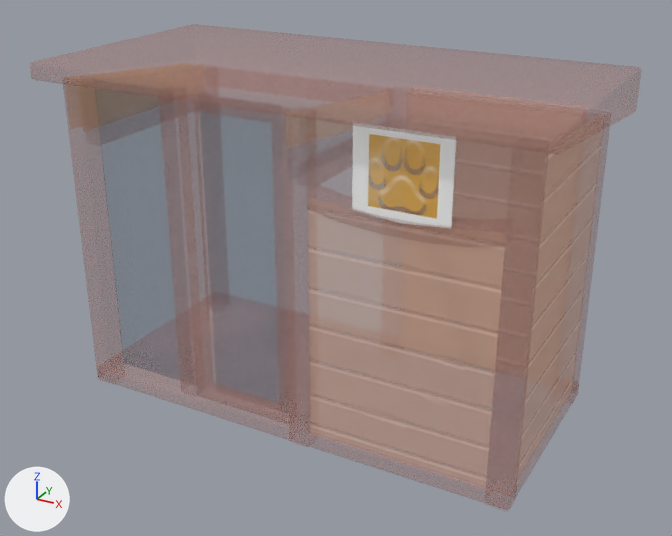
What one commit did to the FBX model Assets/_Projects/Models/Interactable/SM_Props_Dog_Cage.fbx.
Before and after are seen from a 50 mm lens placed at (2.78, -5.03, 3.44), pointed at (0.06, -0.08, 0.96). Every picture has the same lights, and +X, +Y and +Z are marked at lower left. Where no turn or scale is listed for an object, it has been applied to the vertices.

The first picture shows 'SM_Props_Dog_Cage'.
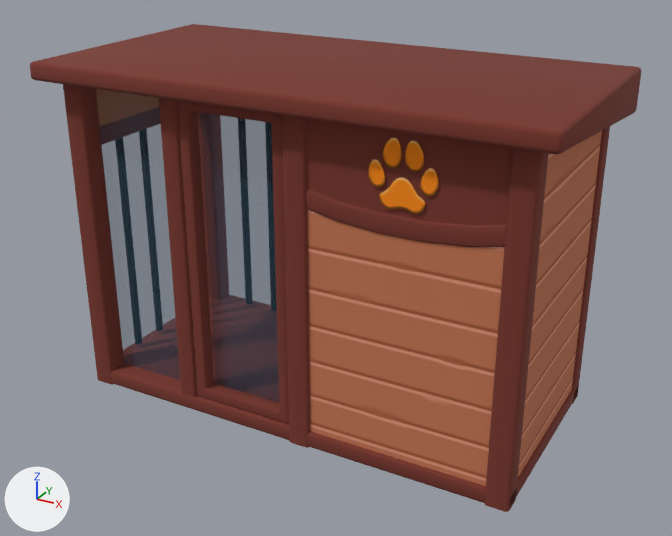
The newer file is also rescaled (x0.6) as a whole; pictures and numbers use the older file's frame.

Edits to the bpy script that builds the scene:
```text
Change img_t_props_texture_pack_png:
    img_t_props_texture_pack_png: load_image('T_Props_Texture_Pack.png', 'Materials/T_Props_Texture_Pack.png', 1024, 1024, 'Non-Color') -> load_image('T_Props_Texture_Pack.png', 'Materials/T_Props_Texture_Pack.png', 1024, 1024, 'sRGB')
Add mat_m_props_texture_pack_002:
    mat_m_props_texture_pack_002 = principled_material('M_Props_Texture_Pack.002')
    mat_m_props_texture_pack_002.texture = img_t_props_texture_pack_png  # with its transparency
    mat_m_props_texture_pack_002.roughness = 1.0
Change me_plane_006:
    where me_plane_006.from_pydata(...)  # 729 vertices, 506 faces; spans x -1.69..1.68, y -0.87..0.82, z -0.01..2.29
    used by ob_sm_props_dog_cage; location = (0.0, 0.0, 0.0)
    me_plane_006 part 1: all 504 faces that had it switch from mat_m_props_texture_pack to mat_m_props_texture_pack_002 (picture img_t_props_texture_pack_png)
```

What differs and where, as boxes [x1, y1, x2, y2] in the pictures (672 x 536 px):
'SM_Props_Dog_Cage', surface changed, recoloured
    both: [30, 24, 641, 512]
part 1 of me_plane_006, recoloured (beige to brown)
    before: [64, 62, 605, 489]
    after: [30, 24, 641, 512]
